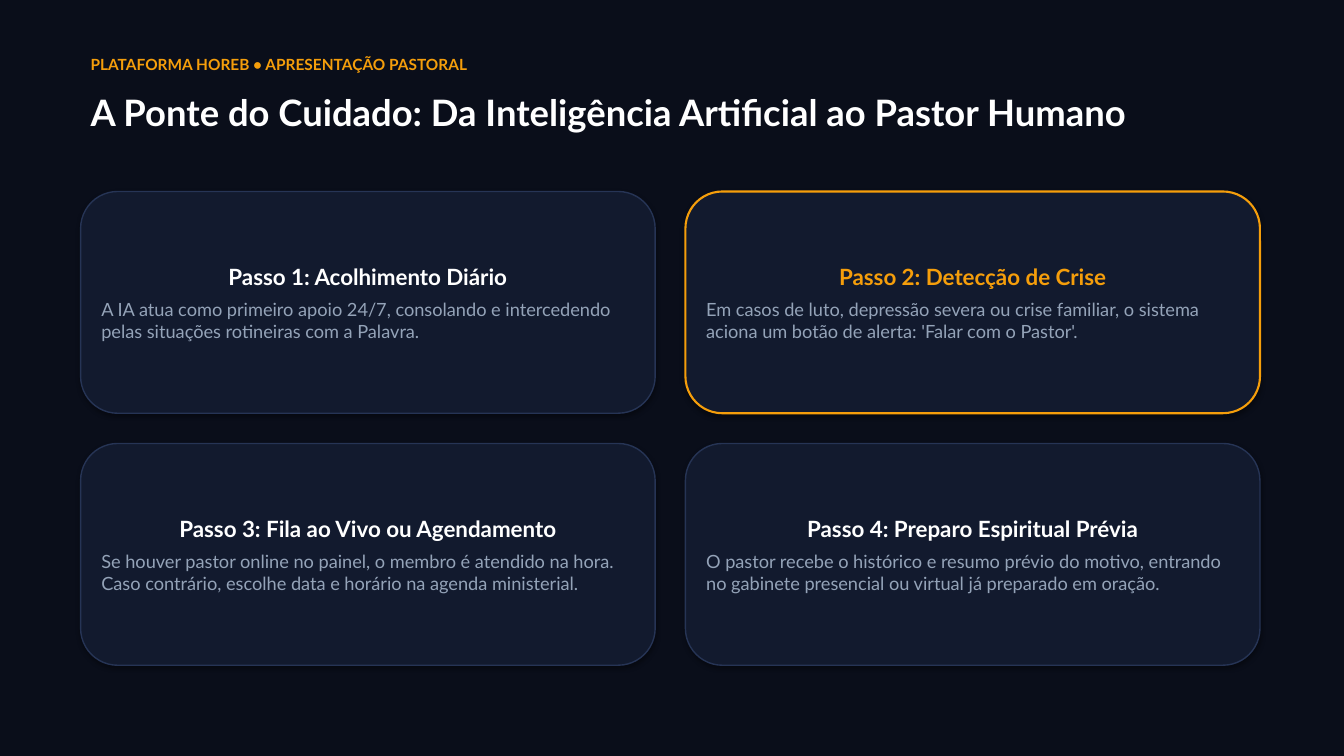
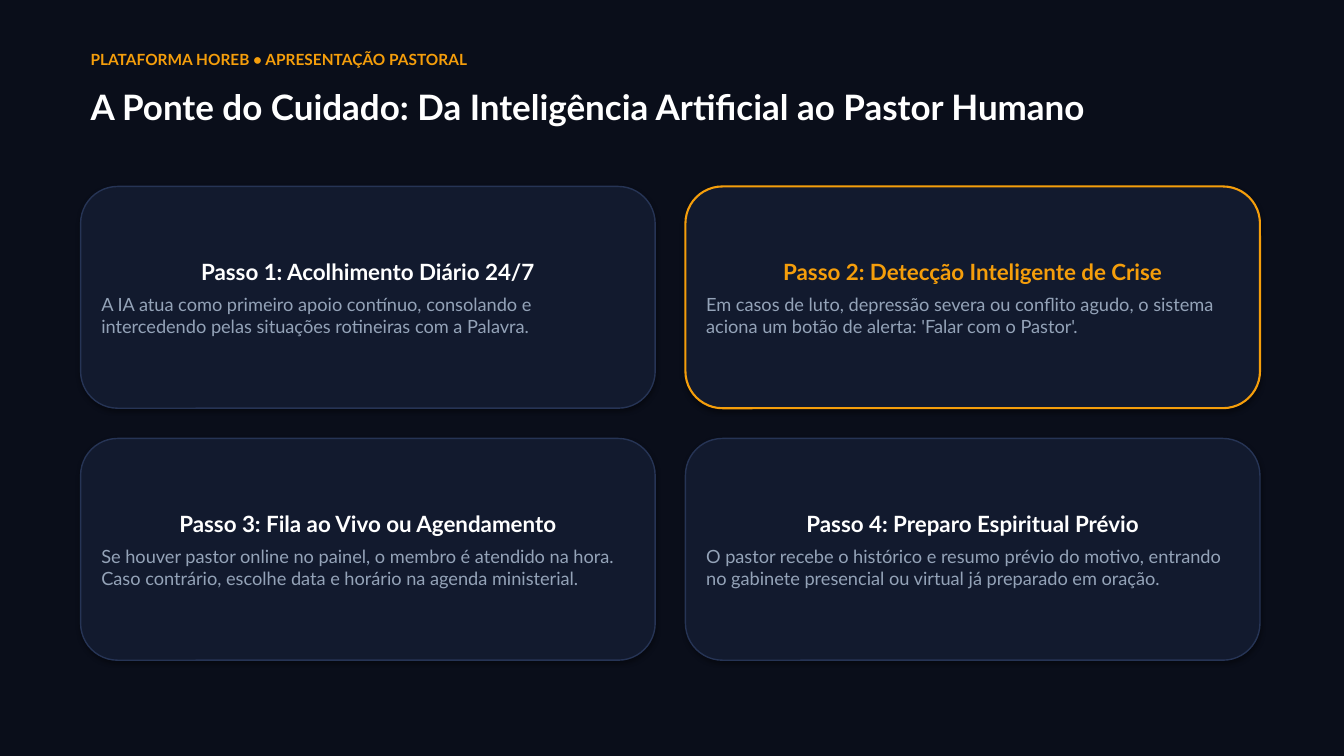
Before and after one commit to lynxemssistema-blip/horeb, a slide deck: slide 5 of Apresentacao_Horeb_Pastores.pptx. Drawn at 1344x756 pixels with LibreOffice and Linux fonts; fonts in the diff are those of the drawing. Boxes give left, top, right and bottom in pixels: in the first picture for what was removed or moved away, otherwise in the second. Text is boxed around its words. In the diff, an @@ line names an element or a change of style, - is before the commit and + after.

```diff
--- a/Apresentacao_Horeb_Pastores.pptx
+++ b/Apresentacao_Horeb_Pastores.pptx
@@ text "PLATAFORMA HOREB • APRESENTAÇÃO PASTORAL" moved from (x1=91, y1=57, x2=467, y2=73) to (x1=91, y1=52, x2=467, y2=68) @@
@@ text "A Ponte do Cuidado: Da ..." at (x1=91, y1=94, x2=1084, y2=127): size 26 to 25 pt @@
@@ 4 rounded rectangles moved together from (x1=81, y1=192, x2=1260, y2=665) to (x1=81, y1=187, x2=1260, y2=660) @@
@@ text in rounded rectangle at (x1=101, y1=263, x2=534, y2=336): text changed @@
-Passo 1: Acolhimento Diário
-A IA atua como primeiro apoio 24/7, consolando e intercedendo pelas situações rotineiras com a Palavra.
+Passo 1: Acolhimento Diário 24/7
+A IA atua como primeiro apoio contínuo, consolando e intercedendo pelas situações rotineiras com a Palavra.
@@ text in rounded rectangle at (x1=706, y1=263, x2=1213, y2=333): text changed @@
-Passo 2: Detecção de Crise
-Em casos de luto, depressão severa ou crise familiar, o sistema aciona um botão de alerta: 'Falar com o Pastor'.
+Passo 2: Detecção Inteligente de Crise
+Em casos de luto, depressão severa ou conflito agudo, o sistema aciona um botão de alerta: 'Falar com o Pastor'.
@@ text in rounded rectangle at (x1=806, y1=515, x2=1139, y2=536): text changed @@
-Passo 4: Preparo Espiritual Prévia
+Passo 4: Preparo Espiritual Prévio
```
Also in this commit, not shown: 9 other slides changed, 2 slides added, 15 other files.
